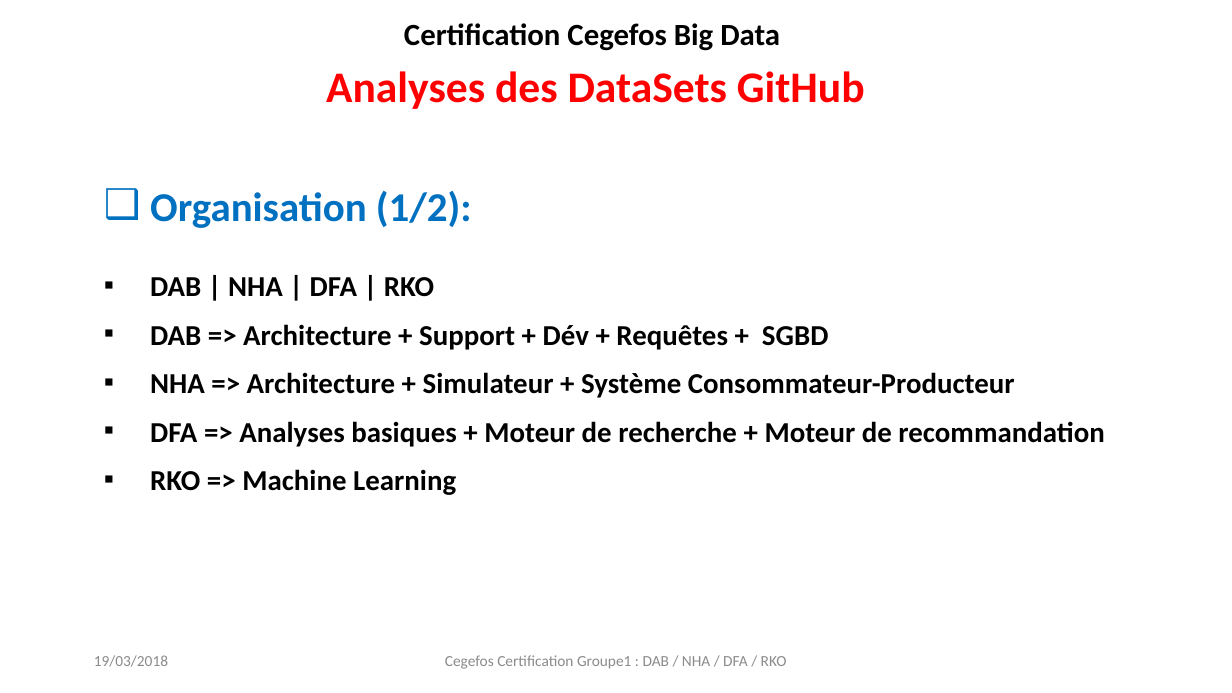
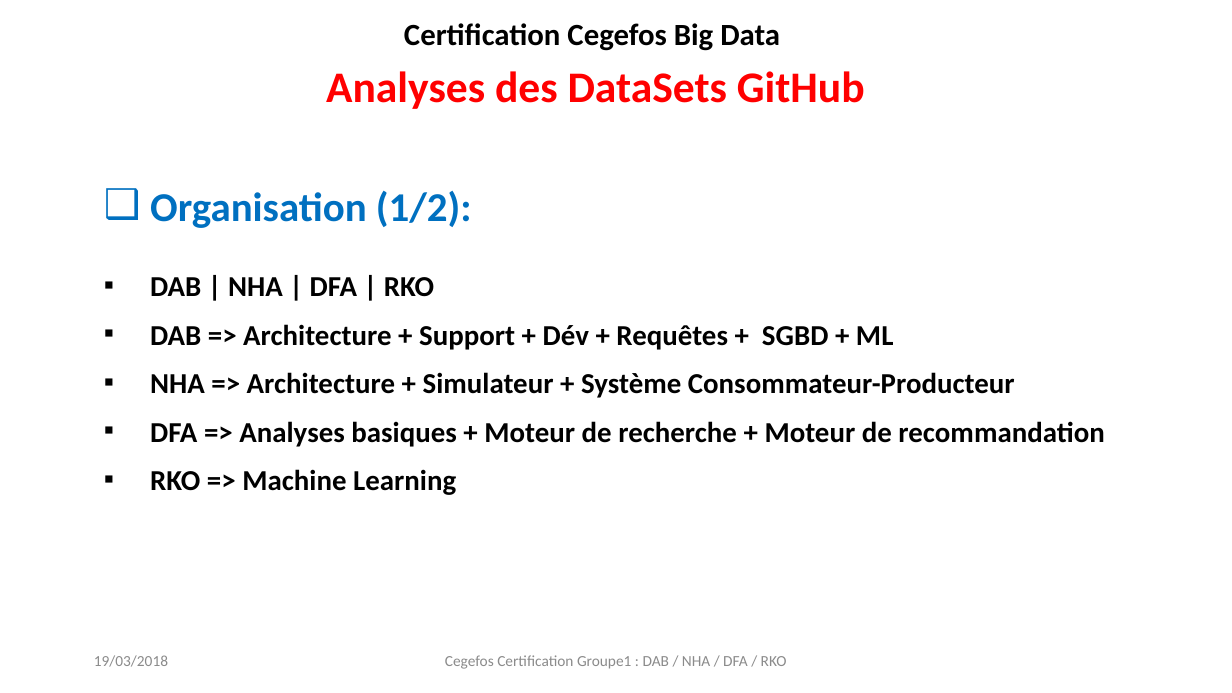
Before and after one commit to chams2012/bigDataGr1, a slide deck: slide 2 of projet_certification_github_group1.pptx. Drawn at 1232x693 pixels with LibreOffice and Linux fonts; fonts in the diff are those of the drawing. Boxes give left, top, right and bottom in pixels: in the first picture for what was removed or moved away, otherwise in the second. Text is boxed around its words. In the diff, an @@ line names an element or a change of style, - is before the commit and + after.

```diff
--- a/projet_certification_github_group1.pptx
+++ b/projet_certification_github_group1.pptx
@@ text at [150, 324, 893, 350]: text changed @@
-▪ DAB => Architecture + Support + Dév + Requêtes + SGBD
+▪ DAB => Architecture + Support + Dév + Requêtes + SGBD + ML
```
Also in this commit, not shown: 16 other slides changed, 2 other files.
